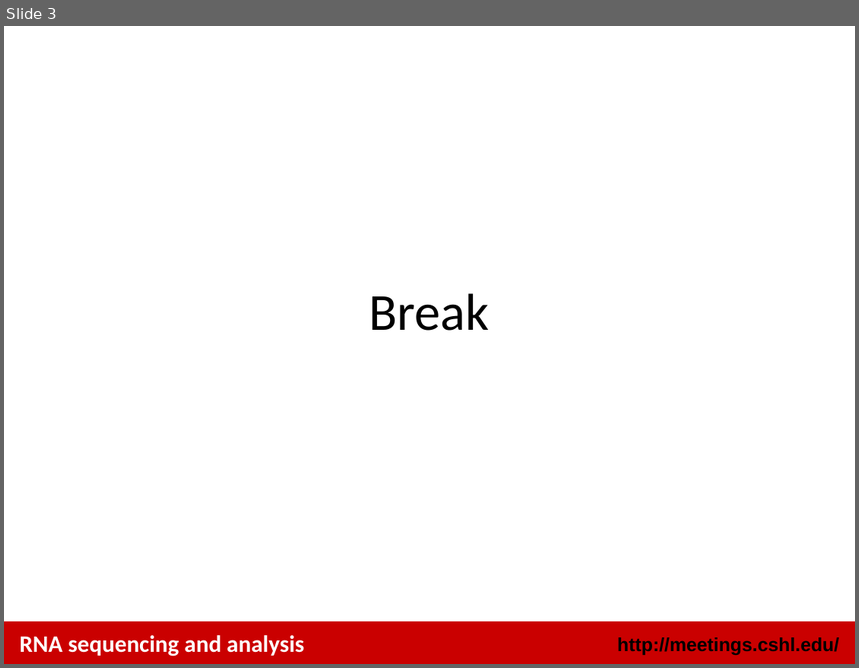
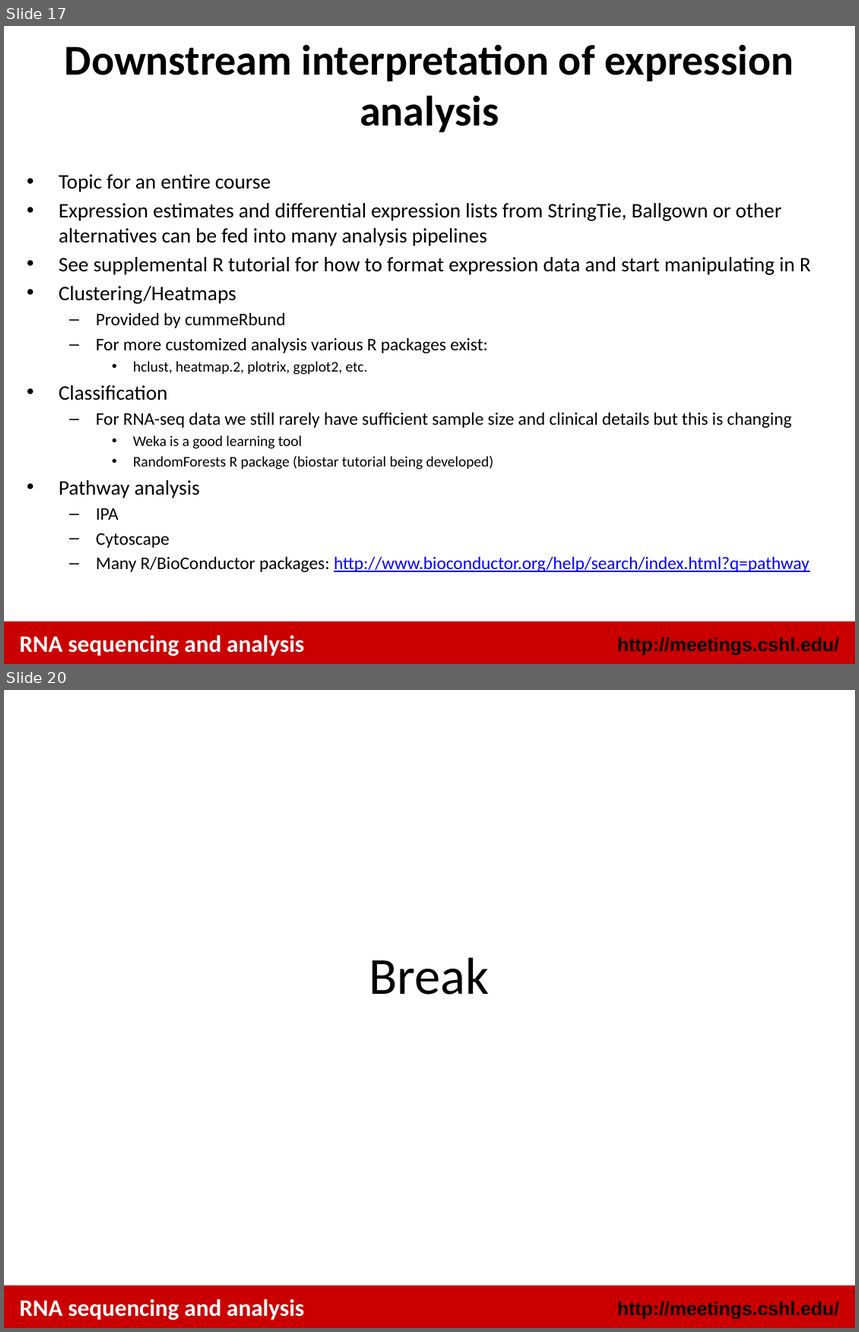
Before and after one commit to griffithlab/rnaseq_tutorial_wiki, a slide deck: LectureFiles/cshl/2016/RNASeq_Module3_Lecture.pptx. Shown one above the other, each under a label of ours: slide 3 before the commit, slides 17 and 20 after it; the slides between them are not shown. The pictures are 859x668 and 859x1332 pixels, drawn with LibreOffice and Linux fonts; fonts in the diff are those of the drawing. Boxes give left, top, right and bottom in pixels: in the first picture for what was removed or moved away, otherwise in the second. Text is boxed around its words. In the diff, an @@ line names an element or a change of style, - is before the commit and + after.

```diff
--- a/LectureFiles/cshl/2016/RNASeq_Module3_Lecture.pptx
+++ b/LectureFiles/cshl/2016/RNASeq_Module3_Lecture.pptx
@@ slide 17 added at box(4, 26, 855, 664), background #FFFFFF; not listed: 2 template elements that a slide beside it also shows @@
@@ title added at box(65, 44, 794, 132), 36 pt, text #000000, bold @@
+Downstream interpretation of expression analysis
@@ text added at box(59, 174, 811, 572), 17.5 pt, text #000000 @@
+• Topic for an entire course
+• Expression estimates and differential expression lists from StringTie, Ballgown or other alternatives can be fed into many analysis pipelines
+• See supplemental R tutorial for how to format expression data and start manipulating in R
+• Clustering/Heatmaps
+  – Provided by cummeRbund
+  – For more customized analysis various R packages exist:
+    • hclust, heatmap.2, plotrix, ggplot2, etc.
+• Classification
+  – For RNA-seq data we still rarely have sufficient sample size and clinical details but this is changing
+    • Weka is a good learning tool
+    • RandomForests R package (biostar tutorial being developed)
+• Pathway analysis
+  – IPA
+  – Cytoscape
+  – Many R/BioConductor packages: http://www.bioconductor.org/help/search/index.html?q=pathway
@@ text added at box(19, 636, 304, 657), 20 pt, text #FFFFFF, bold @@
+RNA sequencing and analysis
@@ what was slide 3 is now slide 20 @@
```
Also in this commit, not shown: 1 slide changed, 16 other slides added, 3 other files.
